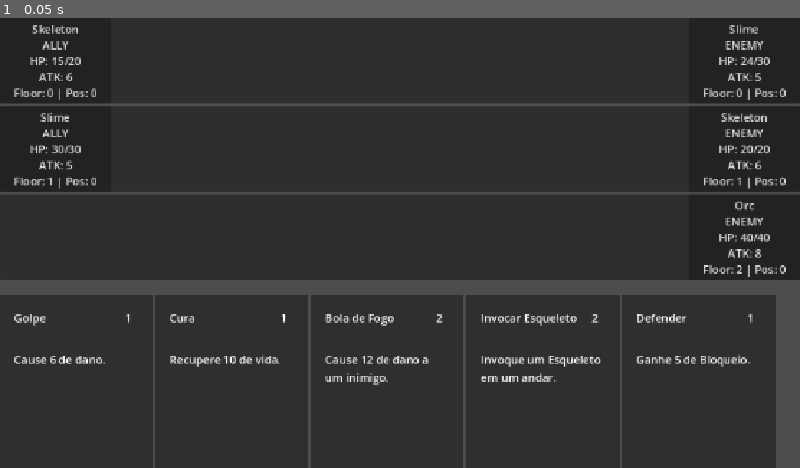
Above: before the commit, frame 1.
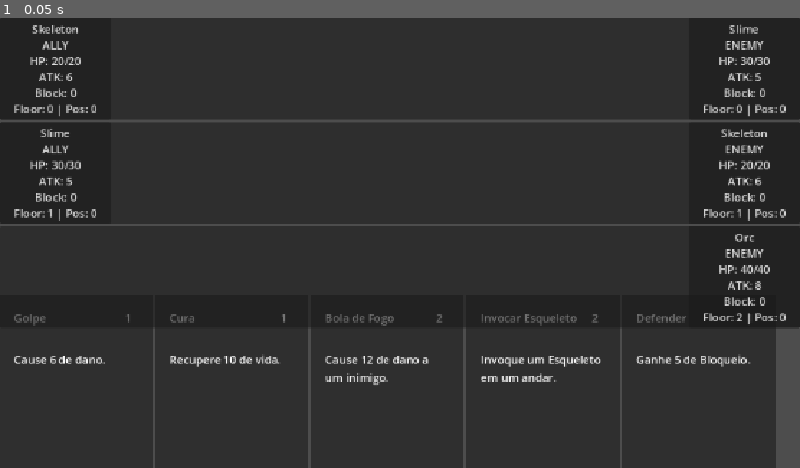
Above: after the commit, the same moment.

Repository: felippe-miguel/be-card
Game: Godot game, scene res://scenes/game.tscn
Same seed, same stepped clock (60 frames per second), same inputs: the game is played once before the commit and once after it.
Inputs:
- Up to frame 1 (0.05 s): no input

The runs differ from the first frame. In frame 1, 7.8% of the frame differs, in the area x 0-100%, y 8-69%.

Commit message:
refactor(combate): separa pyre das unidades

Diff:
--- a/data/cards/defend.json
+++ b/data/cards/defend.json
@@ -7,7 +7,7 @@
   "effects": [
     {
       "type": "block",
-      "target": "player",
+      "target": "selected_unit",
       "amount": 5
     }
   ]
--- a/data/cards/heal.json
+++ b/data/cards/heal.json
@@ -7,7 +7,7 @@
   "effects": [
     {
       "type": "heal",
-      "target": "player",
+      "target": "selected_unit",
       "amount": 10
     }
   ]
--- a/scripts/battle_state.gd
+++ b/scripts/battle_state.gd
@@ -2,7 +2,7 @@
 extends RefCounted
 
 var battlefield: Battlefield
-var player: Unit
+var pyre: Pyre
 var unit_database: UnitDatabase
 var target_system: TargetSystem
 
@@ -11,13 +11,7 @@
 
 	battlefield = Battlefield.new(battle_definition.floors.size())
 
-	player = Unit.new(
-		"player",
-		"Jogador",
-		50,
-		0,
-		Unit.Faction.ALLY
-	)
+	pyre = Pyre.new("Pyre", 50)
 
 	for floor_index in range(battle_definition.floors.size()):
 		var floor_definition = battle_definition.floors[floor_index]
@@ -37,15 +31,6 @@
 				battle_floor.add_unit(unit)
 
 	target_system = TargetSystem.new(self)
-	test_enemy_attack()
-	test_ally_attack()
-
-func get_enemy() -> Unit:
-	for battle_floor in battlefield.floors:
-		for unit in battle_floor.units:
-			return unit
-
-	return null
 
 func create_unit(unit_id: String, faction: Unit.Faction) -> Unit:
 	var unit_data = unit_database.units.get(unit_id)
@@ -76,28 +61,3 @@
 	var target = targets[0]
 
 	unit.attack_unit(target)
-
-func get_target_on_same_floor(unit: Unit, targets: Array[Unit]) -> Unit:
-	for target in targets:
-		if target.floor_index == unit.floor_index:
-			return target
-
-	return null
-
-func test_enemy_attack() -> void:
-	var battle_floor = battlefield.get_floor(0)
-	var enemy = battle_floor.get_front_unit(Unit.Faction.ENEMY)
-
-	if enemy == null:
-		return
-
-	execute_unit_attack(enemy)
-
-func test_ally_attack() -> void:
-	var battle_floor = battlefield.get_floor(0)
-	var ally = battle_floor.get_front_unit(Unit.Faction.ALLY)
-
-	if ally == null:
-		return
-
-	execute_unit_attack(ally)
--- /dev/null
+++ b/scripts/pyre.gd
@@ -0,0 +1,34 @@
+class_name Pyre
+extends RefCounted
+
+var name: String
+var hp: int
+var max_hp: int
+var block: int = 0
+
+signal changed
+
+func _init(pyre_name: String, max_health: int) -> void:
+	name = pyre_name
+	max_hp = max_health
+	hp = max_health
+
+func take_damage(amount: int) -> void:
+	var remaining_damage = amount
+
+	if block > 0:
+		var blocked = min(block, remaining_damage)
+
+		block -= blocked
+		remaining_damage -= blocked
+
+	if remaining_damage > 0:
+		hp -= remaining_damage
+
+	if hp < 0:
+		hp = 0
+
+	changed.emit()
+
+func is_destroyed() -> bool:
+	return hp <= 0
--- a/scripts/target_system.gd
+++ b/scripts/target_system.gd
@@ -100,8 +100,6 @@
 		"all_allies":
 			return get_units_by_faction(Unit.Faction.ALLY)
 
-		"player":
-			return [battle_state.player]
 		_:
 			print("Tipo de alvo de carta desconhecido: ", target_type)
 			return []
--- a/scripts/unit_view.gd
+++ b/scripts/unit_view.gd
@@ -21,6 +21,7 @@
 		+ faction_name + "\n"
 		+ "HP: " + str(unit.hp) + "/" + str(unit.max_hp) + "\n"
 		+ "ATK: " + str(unit.attack) + "\n"
+		+ "Block: " + str(unit.block) + "\n"
 		+ "Floor: " + str(unit.floor_index) + " | Pos: " + str(unit.position_index)
 	)
 
Not shown, added: scripts/pyre.gd.uid
Not shown, changed: AGENTS.md
Not shown, changed: docs/ARCHITECTURE.md
